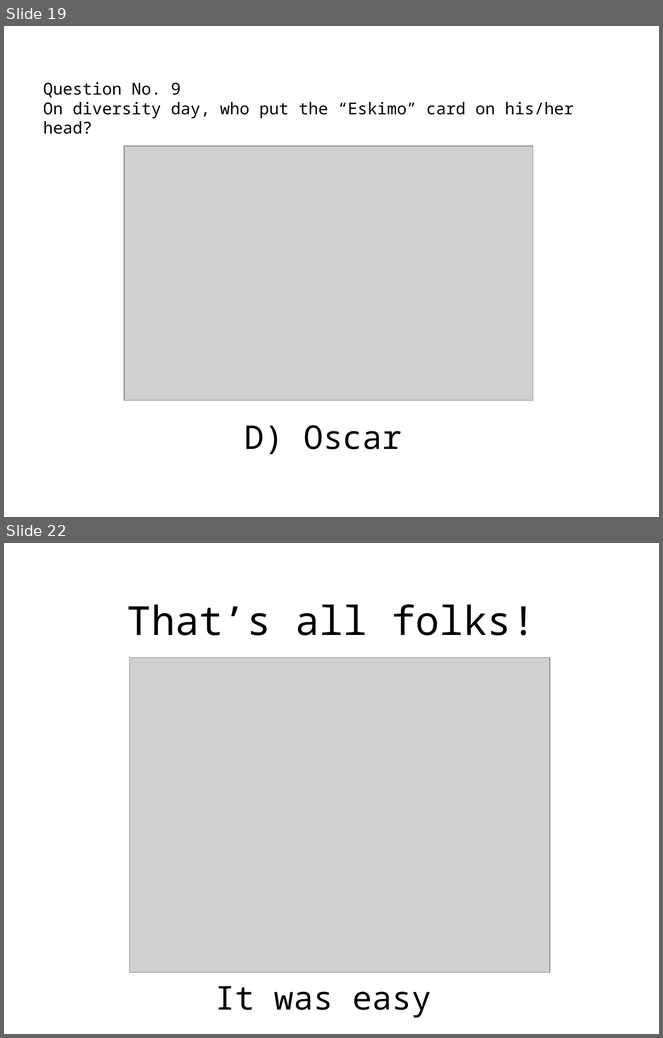
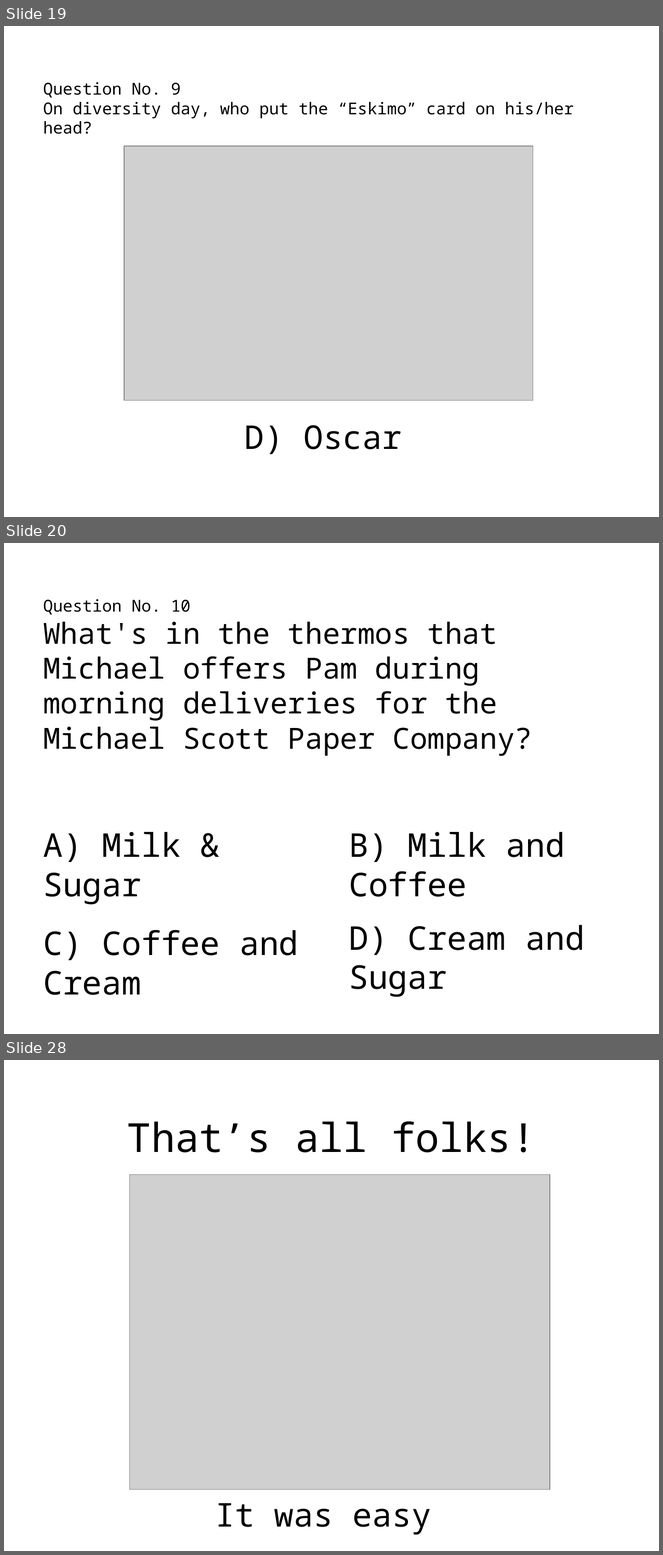
Before and after one commit to abartoha/quiz, a slide deck: The Office/The Office.pptx. Shown one above the other, each under a label of ours: slides 19 and 22 before the commit, slides 19, 20 and 28 after it; the slides between them are not shown. The pictures are 663x1038 and 663x1555 pixels, drawn with LibreOffice and Linux fonts; fonts in the diff are those of the drawing; grey boxes stand for pictures; background and template pictures are left out. Boxes give left, top, right and bottom in pixels: in the first picture for what was removed or moved away, otherwise in the second. Text is boxed around its words. In the diff, an @@ line names an element or a change of style, - is before the commit and + after.

```diff
--- a/The Office/The Office.pptx
+++ b/The Office/The Office.pptx
@@ slide 20 added at [4,543,659,1034], background picture (left out) @@
@@ text added at [43,599,532,756], 32 pt, text #000000 @@
+Question No. 10
+What's in the thermos that Michael offers Pam during morning deliveries for the Michael Scott Paper Company?
@@ text added at [43,832,181,905], 36 pt, text #000000 @@
+A) Milk & Sugar
@@ text added at [349,832,565,897], 36 pt, text #000000 @@
+B) Milk and Coffee
@@ text added at [43,930,298,995], 36 pt, text #000000 @@
+C) Coffee and Cream
@@ text added at [349,925,585,997], 36 pt, text #000000 @@
+D) Cream and Sugar
@@ what was slide 22 is now slide 28 @@
```
Also in this commit, not shown: 2 slides changed, 5 other slides added, 3 other files.
